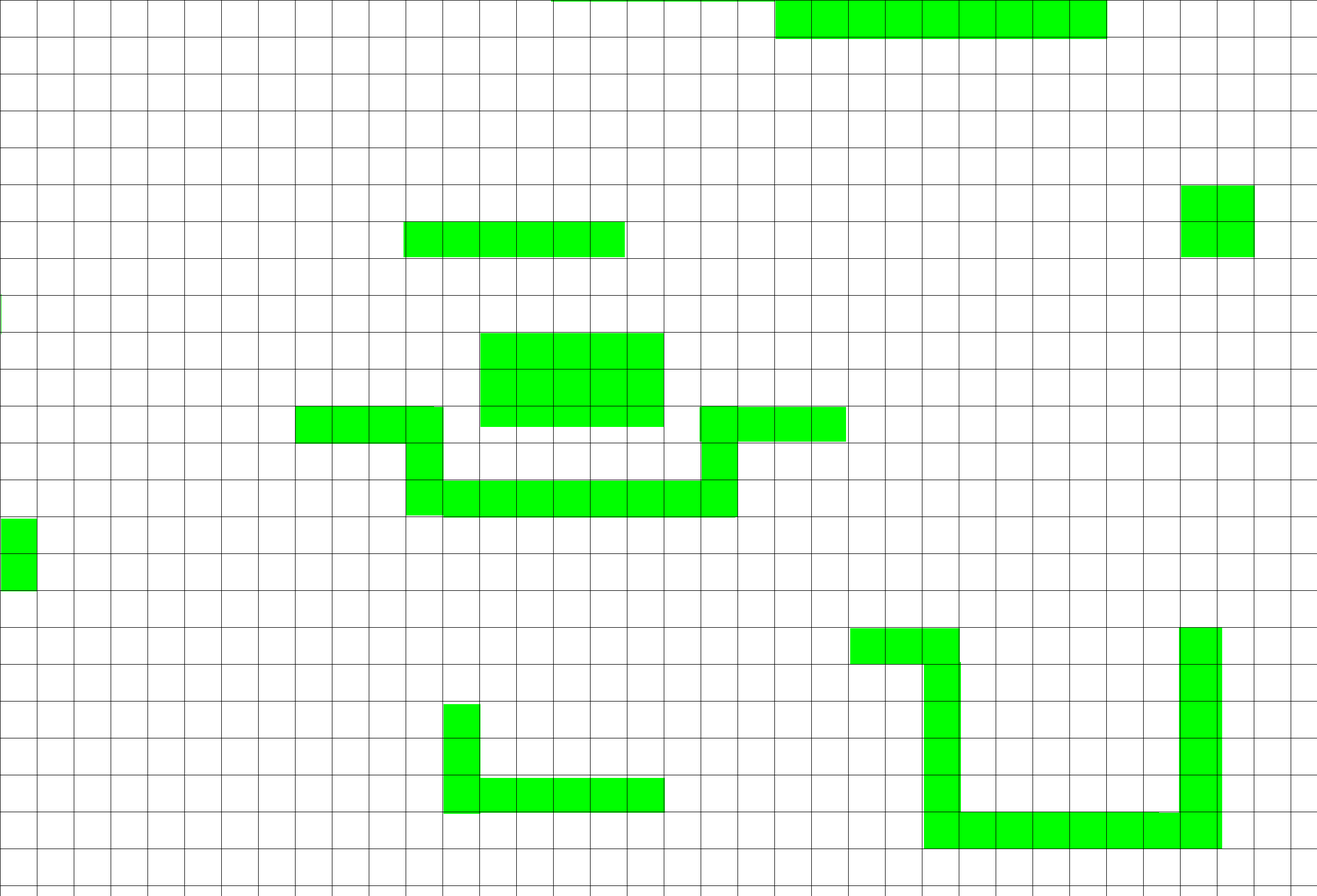
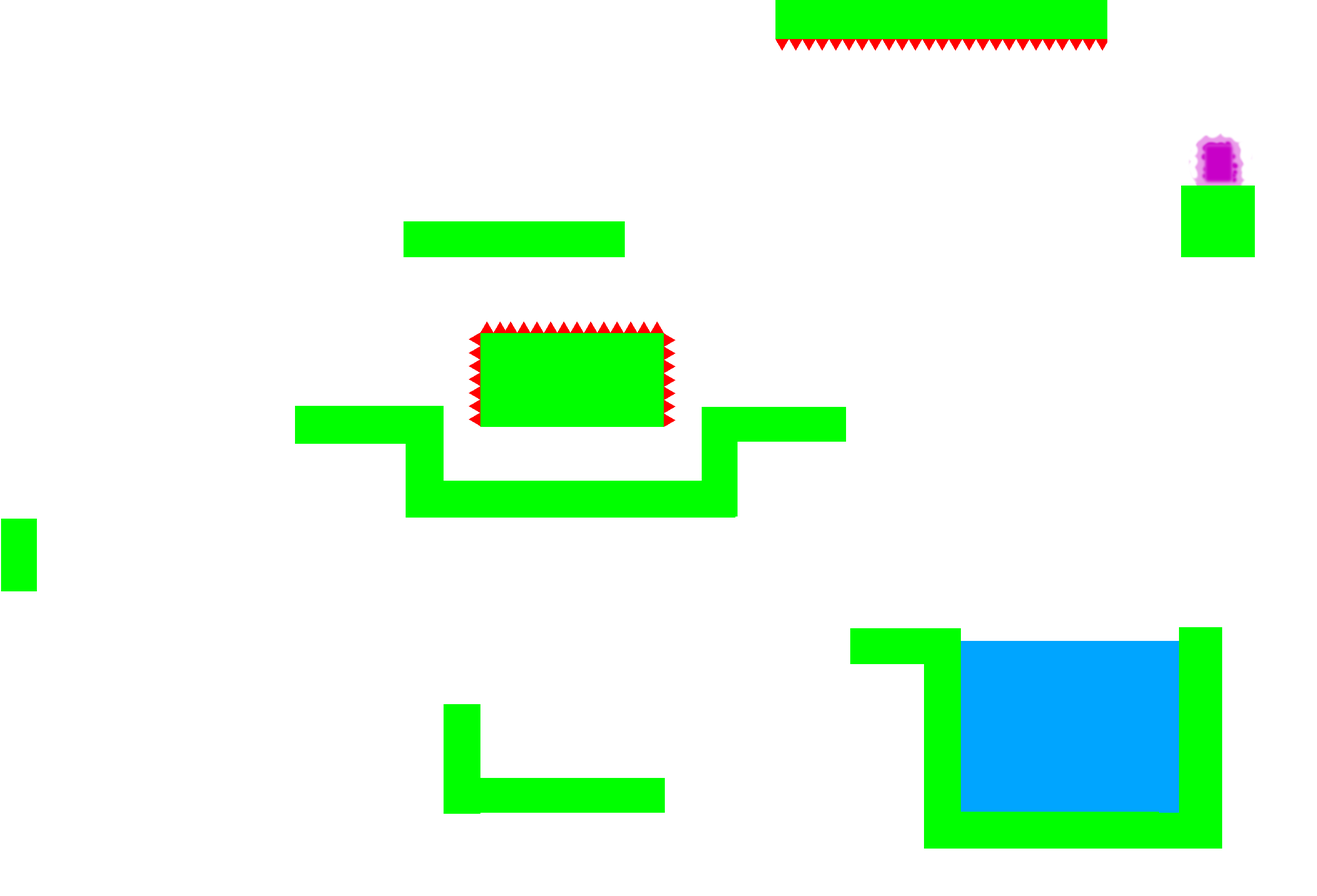
Layer changes from the first 1317 x 896 image to the second:
added layer "Spikes" above "grid" over [468,38,1108,427]
hid "grid" over [0,0,1317,896]
painted on "Background" over [1,0,1179,813]
added layer "Portal copy" over [1187,131,1254,196]
